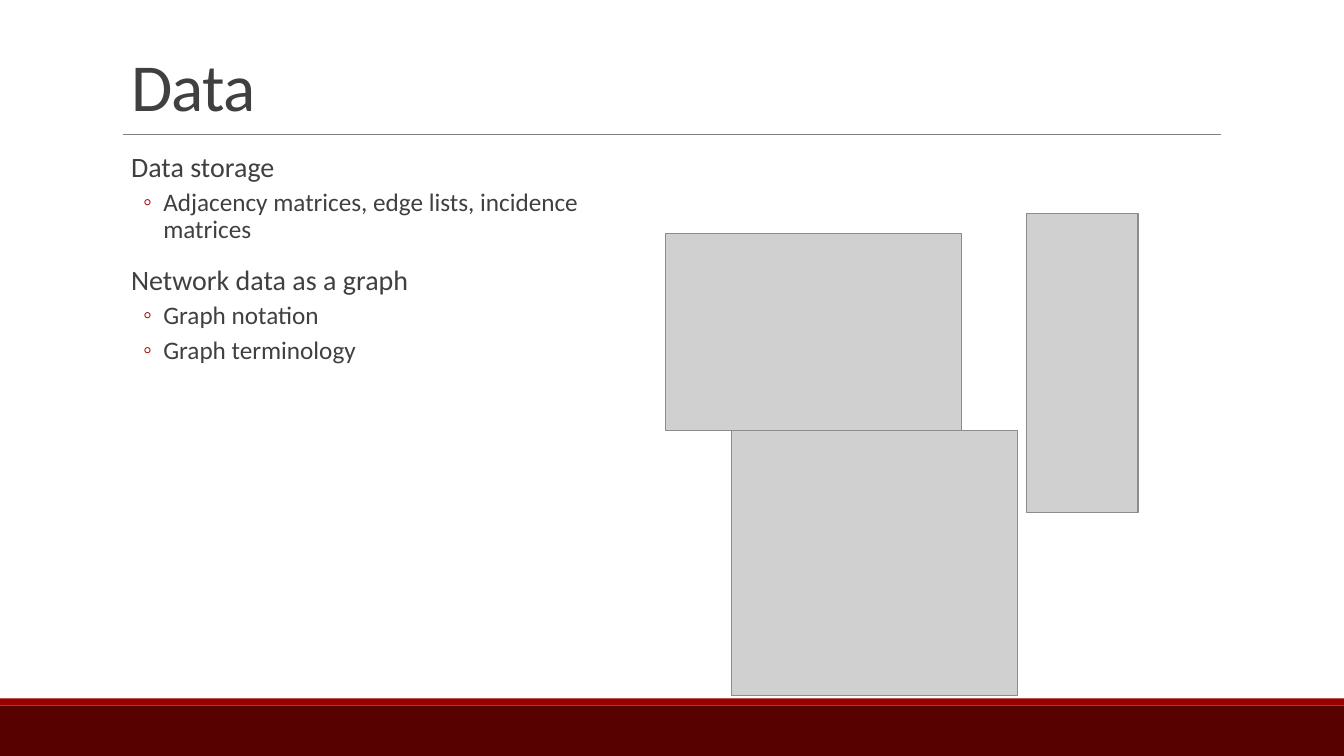
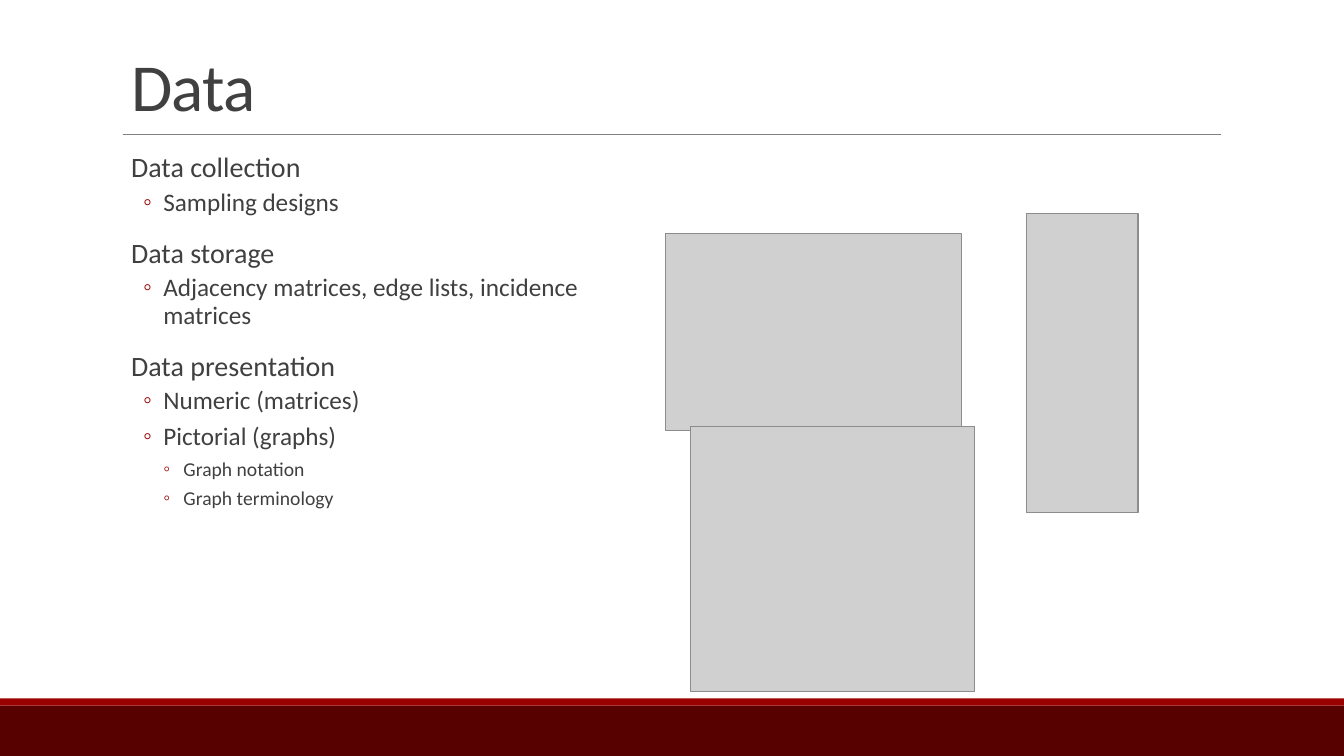
Before and after one commit to ebey/sunbelt2015, a slide deck: slide 7 of statnetWeb_slides.pptx (slide 6 before the commit). Drawn at 1344x756 pixels with LibreOffice and Linux fonts; fonts in the diff are those of the drawing; grey boxes stand for pictures. Boxes give left, top, right and bottom in pixels: in the first picture for what was removed or moved away, otherwise in the second. Text is boxed around its words. In the diff, an @@ line names an element or a change of style, - is before the commit and + after.

Commit message:
new slides and images

```diff
--- a/statnetWeb_slides.pptx
+++ b/statnetWeb_slides.pptx
@@ text at bbox=[131, 157, 339, 216]: paragraphs added @@
+  Data collection
+  ◦ Sampling designs
@@ text at bbox=[131, 356, 359, 450]: text changed; size 20 to 18 pt @@
-  Network data as a graph
+  Data presentation
+  ◦ Numeric (matrices)
+  ◦ Pictorial (graphs)
@@ picture: place and size @@
-picture at bbox=[732, 431, 1018, 697]
+picture at bbox=[691, 426, 975, 691]
@@ text at bbox=[183, 462, 334, 509]: size 18 to 14 pt in "Graph notation", "Graph terminology"; list level 2 to 3 in "Graph notation"; list level 2 to 3 in "Graph terminology" @@
```
Also in this commit, not shown: 5 other slides changed, 3 slides added, 2 other files.
